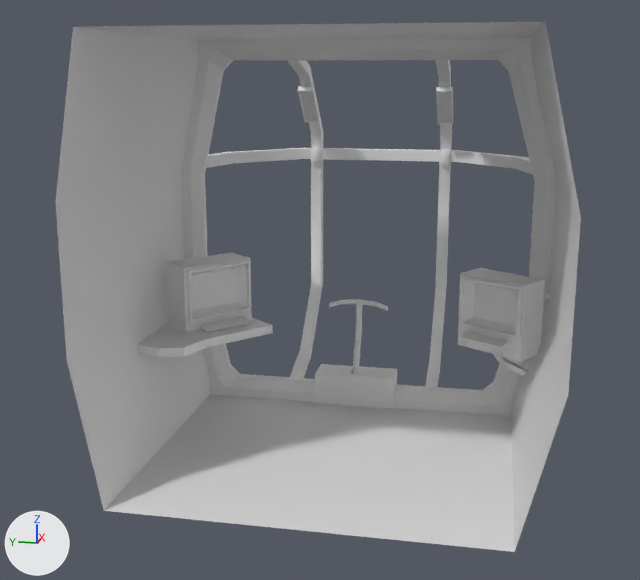
Before and after pictures for a commit that changed the FBX model Assets/Models/Submarine/Sub_Cockpit.FBX.
Both versions are drawn from a 50 mm camera at (-72.0, -5.5, 17.0) aimed at (-24.1, 4.0, 5.0). Every picture has the same lights, and +X, +Y and +Z are marked at lower left. Where no turn or scale is listed for an object, it has been applied to the vertices.

Objects in the first picture: 'Console004', 'Console005', 'Console02', 'Console1', 'ConsoleSupport003', 'Frame00', 'Frame01', 'Frame02', 'Keyboard', 'Keyboard001', 'SteeringBase', 'SteeringBox', 'SteeringStick', 'Willypit'.
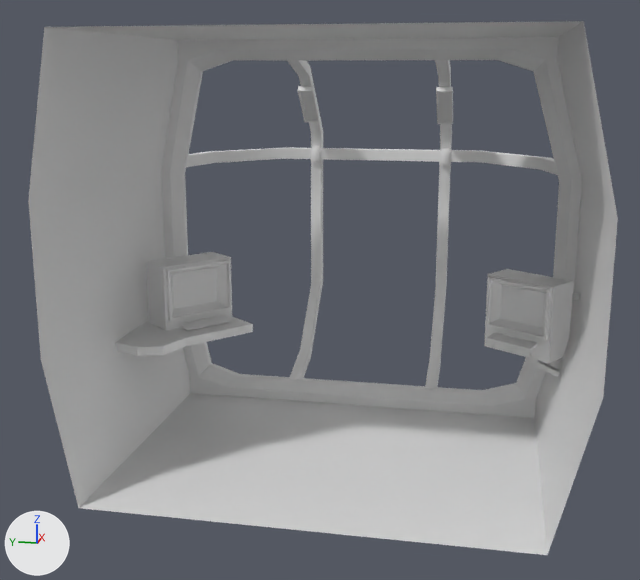
What differs and where, as boxes (x1, y1, x2, y2) in the pictures (640 x 580 px; the box of a moved part takes in the faces that stretch with it):
'Willypit', reshaped (12% wider)
    before: (55, 22, 581, 552)
    after: (28, 21, 618, 555)
'Console02', moved
    before: (458, 268, 545, 361)
    after: (484, 269, 573, 363)
'Console004', moved
    before: (166, 253, 252, 332)
    after: (146, 252, 232, 331)
'Frame01', reshaped (14% wider)
    before: (206, 148, 533, 175)
    after: (186, 147, 558, 175)
'Console1', moved
    before: (137, 318, 273, 357)
    after: (115, 316, 253, 356)
'SteeringBox', deleted
    before: (315, 364, 397, 409)
'Keyboard', moved
    before: (459, 331, 509, 349)
    after: (487, 332, 538, 350)
'Keyboard001', moved
    before: (200, 316, 251, 332)
    after: (180, 315, 231, 331)
'SteeringBase', deleted
    before: (352, 299, 362, 374)
'ConsoleSupport003', moved
    before: (493, 354, 529, 375)
    after: (529, 358, 559, 377)
'SteeringStick', deleted
    before: (329, 299, 388, 311)
part 1 of me_mesh, moved or reshaped
    before: (206, 148, 380, 168)
    after: (186, 147, 380, 167)
part 2 of me_mesh, moved or reshaped
    before: (379, 149, 533, 175)
    after: (379, 149, 558, 175)
part 3 of me_mesh_001, moved or reshaped
    before: (386, 22, 581, 552)
    after: (386, 21, 618, 555)
part 4 of me_mesh_001, moved or reshaped
    before: (55, 25, 305, 523)
    after: (28, 25, 305, 523)

The edits, one by one:
me_mesh_001 is used by ob_willypit; location (-20.23, 2.32, 0.0).
Before the commit, vertices of me_mesh_001: 0 (-15.4, -9.4, -3.6) at pixel (514, 552), 8 (-15.4, -9.4, 18.8) at pixel (545, 21), 9 (1.9, -9.4, 18.8), 17 (0.9, -9.4, -3.6) at pixel (511, 416), 20 (0.9, -9.4, 18.8) at pixel (532, 37).
Before the commit, vertices of me_mesh_001: 31 (1.9, -9.4, -2.4), 38 (0.9, -9.4, -2.4) at pixel (512, 398), 45 (1.9, -8.8, -2.4), 47 (1.9, -8.2, 18.8), 54 (0.9, -9.4, 17.6) at pixel (530, 59).
Before the commit, vertices of me_mesh_001: 61 (0.9, -8.8, -2.4) at pixel (502, 397), 65 (1.5, -8.2, 17.0) at pixel (508, 71), 71 (1.9, -8.2, -1.8) at pixel (493, 381), 75 (1.9, -8.2, 18.3), 76 (1.9, -8.2, 17.0) at pixel (508, 71).
Before the commit, vertices of me_mesh_001: 80 (1.5, -8.2, -1.8) at pixel (493, 383), 83 (0.9, -8.8, 17.6) at pixel (519, 59), 85 (1.9, -11.2, 11.7), 86 (1.9, -11.2, 4.7), 87 (-15.4, -11.2, 3.9) at pixel (568, 395).
Before the commit, vertices of me_mesh_001: 88 (-15.4, -11.2, 11.3) at pixel (580, 217), 93 (0.9, -11.2, 4.3) at pixel (549, 293), 94 (0.9, -11.2, 10.9) at pixel (556, 180), 95 (1.5, -10.0, 4.5), 96 (1.5, -10.0, 10.7) at pixel (534, 182).
Before the commit, vertices of me_mesh_001: 97 (1.9, -10.0, 10.7) at pixel (534, 181), 98 (1.9, -10.0, 4.5), 105 (0.9, -10.6, 4.3), 106 (0.9, -10.6, 10.9) at pixel (546, 179).
me_mesh_001 had 109 vertices, 81 faces and spanned x -15.4..1.9, y -11.2..11.5, z -3.6..18.8.
me_mesh_001 now has 109 vertices, 81 faces and spans x -15.4..1.9, y -12.6..12.8, z -3.6..18.8.
Part 3, on me_mesh_001:
Vertices 0, 8, 9, 17, 20, 31, 38, 45, 47, 54, 61, 65, 71, 75, 76, 80, 83, 85 to 88, 93 to 98, 105, 106 of me_mesh_001 move by (0.0, -1.4, 0.0).
me_mesh_001 part 4: 28 of 109 vertices moved; they spanned x -15.4..1.9, y 8.9..11.5, z -3.6..18.8 and now span x -15.4..1.9, y 10.2..12.8, z -3.6..18.8; mean shift (0.0, 1.3, 0.0); largest move (-15.4, 10.1, -3.6) -> (-15.4, 11.4, -3.6).
me_mesh has 28 vertices, 26 faces and spans x -4.3..4.3, y -11.0..11.0, z -0.5..0.2.
me_mesh is used by ob_frame01; location (-14.83, 2.49, 11.64).
me_mesh part 1: all 12 vertices in x -4.3..4.3, y 5.3..11.0, z -0.5..0.2 are moved by (0.0, 1.3, 0.0).
me_mesh part 2: all 12 vertices in x -4.3..4.3, y -11.0..-5.3, z -0.5..0.2 are moved by (0.0, -1.4, 0.0).
Object 'Keyboard001' (ob_keyboard001) moves from (-23.86, 9.72, 2.51) to (-23.86, 10.94, 2.51).
Object 'SteeringBox' (ob_steeringbox) is deleted.
Object 'SteeringBase' (ob_steeringbase) is deleted.
Object 'Console004' (ob_console004) moves from (-23.16, 10.65, 2.38) to (-23.16, 11.87, 2.38).
Object 'Console1' (ob_console1) moves from (-24.98, 11.83, 1.93) to (-24.98, 13.04, 1.93).
Object 'Keyboard' (ob_keyboard) moves from (-23.68, -5.19, 2.4) to (-23.68, -6.71, 2.4).
Object 'Console02' (ob_console02) moves from (-22.75, -5.76, 2.28) to (-22.75, -7.29, 2.28).
Object 'ConsoleSupport003' (ob_consolesupport003) moves from (-22.91, -6.57, 1.2) to (-22.91, -8.53, 1.2).
Object 'SteeringStick' (ob_steeringstick) is deleted.
